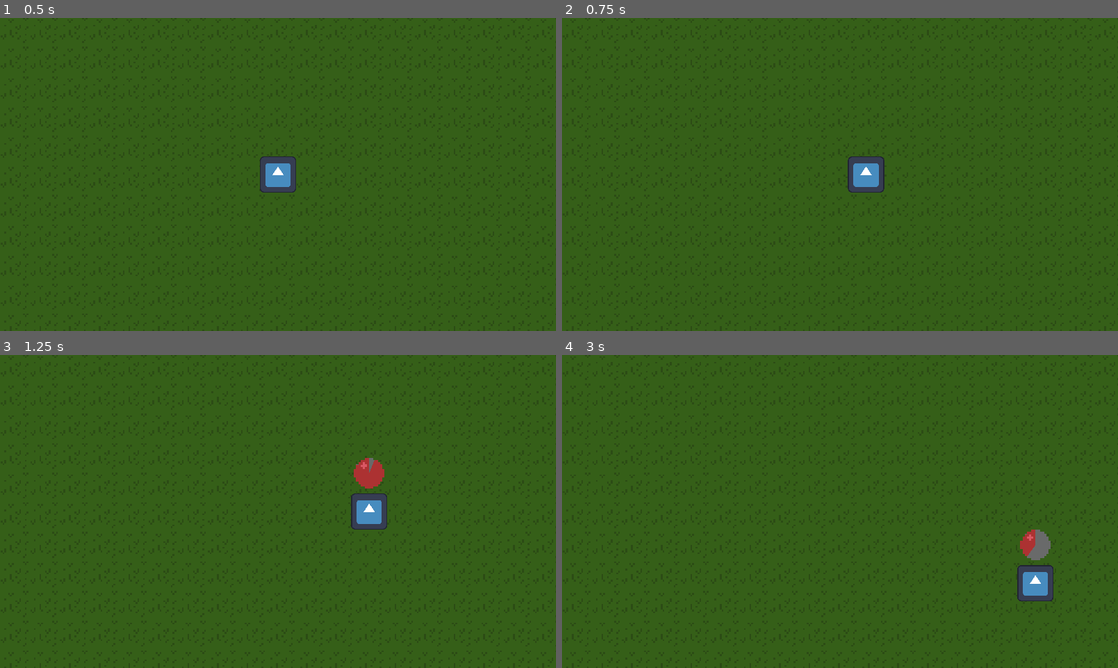
Above: before the commit, frames 1-4 (two rows, left to right).
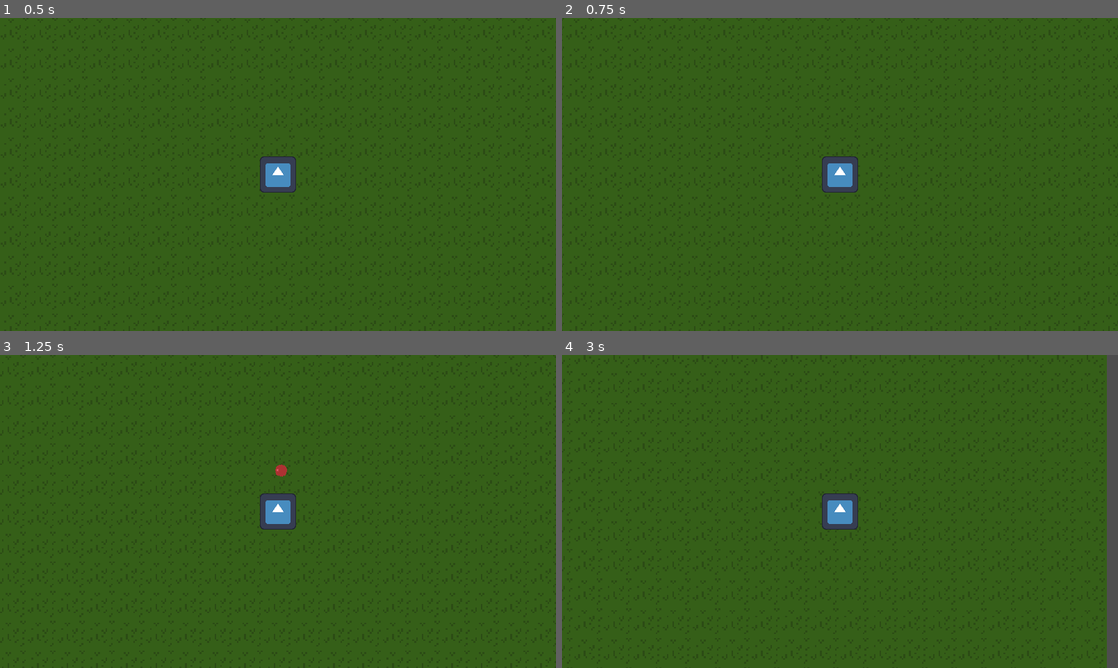
Above: after the commit, the same moments.

Repository: RenatoCLa/architecture-jam-2024
Game: Godot game, scene res://Scenes/rooms/test_room_01.tscn
The game is run twice, just before and just after one commit, with the same random seed, the same clock (stepped at 60 frames per second) and the same inputs. The engine's default icon, where the game draws it, is replaced by a stand-in: a white triangle on a blue panel in a dark square.
Inputs (mouse positions are in pixels of both pictures, inside the frame that each line leads up to):
- Up to frame 1 (0.5 s): no input
- Up to frame 2 (0.75 s): tap Enter at 0.5 s; move the mouse to (962, 158) at 0.52 s; press the mouse at (962, 158) at 0.53 s; hold D (walk_right) from 0.53 s (still down)
- Up to frame 3 (1.25 s): keep holding D (walk_right)
- Up to frame 4 (3 s): move the mouse to (728, 527) at 1.27 s; release D (walk_right) at 1.28 s; release the mouse at (728, 527) at 1.28 s; hold S (walk_down) 1.28-2.03 s; click (728, 527) at 1.35 s; move the mouse to (895, 442) at 2.02 s; press the mouse at (895, 442) at 2.03 s; hold D (walk_right) 2.03-2.78 s; move the mouse to (812, 574) at 2.77 s; release the mouse at (812, 574) at 2.78 s; hold W (walk_up) from 2.78 s (still down); click (812, 574) at 2.85 s

Frame 1 is identical in both runs. In frame 2, 1.2% of the frame differs, in the area x 46-58%, y 44-56%; in frame 3, 2.0%; in frame 4, 3.9%, in the area x 46-100%, y 0-100%.
Error after the commit: Trying to assign value of type 'Node' to a variable of type 'Node2D'. (res://Scripts/Class)

Commit message:
Implemented wave based enemy spawner, and difficulty increase

Diff:
--- a/Scenes/base_enemy.tscn
+++ b/Scenes/base_enemy.tscn
@@ -11,6 +11,7 @@
 
 [node name="Base Enemy" type="CharacterBody2D"]
 collision_layer = 2
+collision_mask = 3
 motion_mode = 1
 platform_floor_layers = 4278190080
 script = ExtResource("1_tcg4s")
@@ -36,6 +37,7 @@
 shape = SubResource("CapsuleShape2D_5k27h")
 
 [node name="Attack_CD" type="Timer" parent="."]
+process_mode = 1
 one_shot = true
 
 [connection signal="area_entered" from="Hitbox" to="." method="_on_hitbox_area_entered"]
--- /dev/null
+++ b/Scenes/enemy_spawner.tscn
@@ -0,0 +1,6 @@
+[gd_scene load_steps=2 format=3 uid="uid://bob6ir5r7naks"]
+
+[ext_resource type="Script" path="res://Scripts/enemy_spawner.gd" id="1_b4rbi"]
+
+[node name="Enemy Spawner" type="Node2D"]
+script = ExtResource("1_b4rbi")
--- a/Scenes/player.tscn
+++ b/Scenes/player.tscn
@@ -1,8 +1,7 @@
-[gd_scene load_steps=12 format=3 uid="uid://1q8hs8188bfu"]
+[gd_scene load_steps=11 format=3 uid="uid://1q8hs8188bfu"]
 
 [ext_resource type="Script" path="res://Scripts/player_script.gd" id="1_w14cx"]
 [ext_resource type="Texture2D" uid="uid://cfxol6j2iyqcw" path="res://Sprites/icon.svg" id="2_3wsjd"]
-[ext_resource type="JSON" path="res://json/weapons.json" id="2_ye4wc"]
 [ext_resource type="Script" path="res://Scripts/leveling_system.gd" id="3_1o6aa"]
 [ext_resource type="Texture2D" uid="uid://buy5rv280aqje" path="res://Sprites/bac.png" id="3_uyuoo"]
 [ext_resource type="Texture2D" uid="uid://jbupabfjuqys" path="res://Sprites/backdrop.png" id="4_qygbs"]
@@ -22,9 +21,10 @@
 motion_mode = 1
 platform_floor_layers = 0
 script = ExtResource("1_w14cx")
-weapon_list = ExtResource("2_ye4wc")
 
-[node name="GUI" type="CanvasLayer" parent="."]
+[node name="Camera2D" type="Camera2D" parent="."]
+
+[node name="POP_UP_GUI" type="CanvasLayer" parent="."]
 
 [node name="XP" type="Node" parent="."]
 script = ExtResource("3_1o6aa")
--- /dev/null
+++ b/Scenes/rooms/enemy_spawner_test_room.tscn
@@ -0,0 +1,10 @@
+[gd_scene load_steps=3 format=3 uid="uid://c7euccuy1ocgy"]
+
+[ext_resource type="PackedScene" uid="uid://1q8hs8188bfu" path="res://Scenes/player.tscn" id="1_4oquk"]
+[ext_resource type="PackedScene" uid="uid://bob6ir5r7naks" path="res://Scenes/enemy_spawner.tscn" id="2_jtq14"]
+
+[node name="Root" type="Node2D"]
+
+[node name="Player" parent="." instance=ExtResource("1_4oquk")]
+
+[node name="Enemy Spawner" parent="." instance=ExtResource("2_jtq14")]
--- a/Scenes/rooms/test_room_01.tscn
+++ b/Scenes/rooms/test_room_01.tscn
@@ -10,6 +10,7 @@
 z_index = 1
 
 [node name="Camera" type="Camera2D" parent="."]
+zoom = Vector2(0.7, 0.7)
 
 [node name="Base Enemy" parent="." instance=ExtResource("2_3r3a7")]
 position = Vector2(314, -13)
--- a/Scripts/Class Scripts/generic_attack.gd
+++ b/Scripts/Class Scripts/generic_attack.gd
@@ -1,8 +1,8 @@
 extends Node
 class_name attack
 
-@export var damage: float = 5# attack dmg
-@export var cd: float = 1#cooldown
+@export var damage: float = 5 # attack dmg
+@export var cd: float = 1 #cooldown
 
 #multipliers
 var dmg_multi: float = 0
@@ -18,6 +18,7 @@
 		parent.call_update_stats.connect(_update_stats)
 	#creates timer
 	attack_cd = Timer.new()
+	attack_cd.process_mode = Node.PROCESS_MODE_PAUSABLE
 	#adds timer as a child of the node
 	add_child(attack_cd)
 	#set timer to play only once
--- a/Scripts/Class Scripts/generic_bullet.gd
+++ b/Scripts/Class Scripts/generic_bullet.gd
@@ -4,11 +4,12 @@
 var speed: float = 250
 
 var duration_timer: Timer
-var duration: float = 1.25
+var duration: float = 1.5
 
 func _ready() -> void:
 	duration_timer = Timer.new()
 	add_child(duration_timer)
+	duration_timer.process_mode = Node.PROCESS_MODE_PAUSABLE
 	duration_timer.one_shot = true
 	duration_timer.timeout.connect(hit)
 	duration_timer.start(duration)
--- a/Scripts/Class Scripts/generic_enemy.gd
+++ b/Scripts/Class Scripts/generic_enemy.gd
@@ -21,13 +21,19 @@
 var direction: Vector2
 var player_pos: Vector2
 
+var player
 var player_node: CharacterBody2D
-
+@onready var wave_manager: Node2D = get_parent()
 @onready var attack_cd: Timer = $Attack_CD
-@onready var player: CharacterBody2D = get_tree().get_first_node_in_group("player")
 
 func _ready() -> void:
+	stat_multiplier()
+	attack_cd.process_mode = ProcessMode.PROCESS_MODE_PAUSABLE
+	print(attack_cd.process_mode)
+
+func stat_multiplier() -> void:
 	global_scale += global_scale * size_multi
+	health += health * hp_multi
 
 func _physics_process(_delta: float) -> void:
 	#moves the enemy
@@ -38,7 +44,7 @@
 
 func movement() -> void:
 	#get players position
-	player_pos = player.global_position
+	player_pos = wave_manager.player_pos
 	#calculate the direction to reach player
 	direction = global_position.direction_to(player_pos)
 	#calculate the enemy velocity
@@ -67,11 +73,11 @@
 func die() -> void:
 	#removes enemy from scene, should play a death anim
 	#first
-	@warning_ignore("narrowing_conversion")
-	var gained_xp: int = xp + (xp * .2)
+	var gained_xp: int = xp + roundf((xp * xp_multi))
 	queue_free()
 	player.propagate_call("gain_exp", [gained_xp])
-	print(gained_xp)
+	wave_manager.call("on_entity_death")
+	print("xp: ", gained_xp)
 	#drop exp or give exp directly to player
 	#play death animation
 
--- /dev/null
+++ b/Scripts/enemy_spawner.gd
@@ -0,0 +1,109 @@
+extends Node2D
+
+var enemy: PackedScene = preload("res://Scenes/base_enemy.tscn")
+@onready var player: CharacterBody2D = get_tree().get_first_node_in_group("player")
+@onready var rng: RandomNumberGenerator = RandomNumberGenerator.new()
+
+var g_dmg_multi: float = 0
+var g_speed_multi: float = 0
+var g_hp_multi: float = 0
+var g_xp_multi: float = 0
+
+var wave_size: int = 6
+var current_wave_size: int
+var is_wave_finished: bool = false
+
+var wave: int = 1
+var wave_increment: int = 0
+
+var player_pos: Vector2
+
+@onready var pos_timer: Timer = Timer.new()
+
+func _ready() -> void:
+	pos_timer.wait_time = .3
+	pos_timer.one_shot = true
+	pos_timer.timeout.connect(update_pos)
+	pos_timer.process_mode = Node.PROCESS_MODE_PAUSABLE
+	add_child(pos_timer)
+
+	start_wave()
+
+func _physics_process(delta: float) -> void:
+	if pos_timer.is_stopped():
+		position_timer()
+
+#causes a tiny delay in the enemies movement to make their movement less weird
+func position_timer() -> void:
+	pos_timer.start()
+
+func update_pos():
+	player_pos = player.global_position
+
+func spawn(enemy):
+	var entity = enemy.instantiate()
+	apply_stats(entity)
+	entity.player = player
+	add_child(entity)
+
+func apply_stats(enemy):
+	enemy.hp_multi = stat_range(g_hp_multi)
+	enemy.dmg_multi = stat_range(g_dmg_multi)
+	enemy.speed_multi = stat_range(g_speed_multi)
+	enemy.size_multi = stat_range(enemy.hp_multi/100)
+	enemy.xp_multi = stat_range(g_xp_multi)
+
+func stat_range(multi_ceiling):
+	var multi_floor: float = clampf((multi_ceiling - 2), 0, multi_ceiling)
+	var chosen_multi = snappedf(randf_range(multi_floor, multi_ceiling), 0.01)
+
+	return chosen_multi
+
+func on_entity_death():
+	current_wave_size -= 1
+	print("current_wave_size ", current_wave_size)
+	if current_wave_size <= 0:
+		wave_over()
+
+func wave_over() -> void:
+	print("wave ", wave, " ended")
+	wave += 1
+	increase_wave_difficulty()
+	await get_tree().create_timer(5, false).timeout
+	print("Rest is over")
+	start_wave()
+
+func increase_wave_difficulty() -> void:
+	if wave % 5:
+		g_dmg_multi += 1
+		g_hp_multi += .5
+		g_speed_multi += .1
+		g_xp_multi += 1
+		wave_increment += roundf(wave_size/2)
+		wave_size += wave_increment
+	else:
+		g_dmg_multi += .25
+		g_hp_multi += .10
+		g_speed_multi += .05
+		g_xp_multi += .25
+		wave_size += 5
+
+func start_wave() -> void:
+	print("dmg_multi: ", g_dmg_multi)
+	#display text here saying WAVE "N" once wave starts
+	#
+	print("wave started")
+	current_wave_size = wave_size
+	print(current_wave_size)
+	wave_spawning()
+
+func wave_spawning() -> void:
+	var spawned_enemies: int = 0
+	var current_wave = current_wave_size
+	print("current wave: " , wave)
+	while spawned_enemies < current_wave:
+		await get_tree().create_timer(rng.randf_range(0, 2), false).timeout
+		spawn(enemy)
+		spawned_enemies += 1
+		print("spawned: ", spawned_enemies, "/ Wave: ", current_wave)
+		print(current_wave - spawned_enemies, " Remaining")
--- a/Scripts/leveling_system.gd
+++ b/Scripts/leveling_system.gd
@@ -5,7 +5,7 @@
 var xp_treshold: int = 1
 var xp_increase: int = 1
 var xp_increase_multi: int = 0.5
-@onready var ui_h = $"../GUI"
+@onready var ui_h = $"../POP_UP_GUI"
 
 @export var upgrade_menu = preload("res://Scenes/level_up_choices.tscn")
 
@@ -16,13 +16,13 @@
 	check_exp()
 
 func closed_window() -> void:
-	if !ui_h.get_child(0):
+	if ui_h.get_child_count() == 0:
 		get_tree().set_pause(false)
 		window_opened = false
 		check_exp()
 	else:
 		if get_tree():
-			get_tree().create_timer(1).timeout.connect(closed_window)
+			get_tree().create_timer(1, false).timeout.connect(closed_window)
 
 func check_exp() -> void:
 	if(current_xp >= xp_treshold) && !window_opened:
@@ -46,7 +46,5 @@
 
 func increase_xp_treshold() -> void:
 	var temp_xp_increase = xp_increase * xp_increase_multi
-	print(xp_treshold, " ", xp_increase, " ", temp_xp_increase)
 	xp_treshold += xp_increase + temp_xp_increase
-	print(xp_treshold)
 	xp_increase = temp_xp_increase
--- a/Scripts/player_script.gd
+++ b/Scripts/player_script.gd
@@ -19,7 +19,6 @@
 
 #holds the player weapons
 var weapon_slots: Array[int]
-@export var weapon_list: JSON
 
 var direction: Vector2
 
@@ -56,11 +55,9 @@
 func update_multiplier(data) -> void:
 	var type = data[0]
 	var value: float = data[1]
-	print("  " , type , "   " , value)
 	match type:
 		"dmg":
 			dmg_multi += value/100
-			print("dmg_multi ", dmg_multi)
 		"health":
 			hp_multi += value/100
 		"cd":
@@ -68,7 +65,6 @@
 			cd_reduct = clampf(cd_reduct, 0.0, 0.8)
 		"speed":
 			speed_multi += (value/100)/50
-			print("speed multi: ", speed_multi)
 	update_stats()
 
 func update_stats() -> void:
@@ -79,7 +75,6 @@
 	max_health = base_max_health + (base_max_health * hp_multi)
 	speed = speed + (speed * speed_multi)
 	speed = clampf(speed, 0.0, 1500.0)
-	print(speed)
 	call_update_stats.emit(dmg_multi, cd_reduct, size_multi)
 	update_health_bar()
 
@@ -93,21 +88,22 @@
 		pass
 	#if player inventory is not full
 	else:
+		pass
 		#gets list of all weapons
-		var data: Dictionary = weapon_list.data.weapons[id]
-		var weapon_id: int = data.id
+		#var data: Dictionary = weapon_list.data.weapons[id]
+		#var weapon_id: int = data.id
 		#gets current free inv slot
-		var slot: Node = $Holster.get_child(size)
+		#var slot: Node = $Holster.get_child(size)
 		#gets script dir
-		var script: String = str(data.script)
+		#var script: String = str(data.script)
 		#sets attack script to weapon slot
-		slot.set_script(load(script))
-		slot.call("_ready")
-		weapon_slots.append(weapon_id)
-		print(weapon_slots)
+		#slot.set_script(load(script))
+		#slot.call("_ready")
+		#weapon_slots.append(weapon_id)
+		#print(weapon_slots)
 		#change slot name to fit weapon name
-		slot.name += "-" + data.name
-		update_stats()
+		#slot.name += "-" + data.name
+		#update_stats()
 
 func update_health_bar() -> void:
 	#this is meant to be called everytime any health
@@ -119,7 +115,6 @@
 func _take_damage(damage: int) -> void:
 	#reduces hp based on amount of damage taken
 	current_health -= damage
-	print("hp ", current_health)
 	#updates healthbar to acuratly display new hp
 	update_health_bar()
 	#if health is depleted
--- a/json/weapons.json
+++ /dev/null
@@ -1,16 +0,0 @@
-{
-	"weapons":[
-	{
-	"id": 0,
-	"name": "pistol",
-	"type": "projectile",
-	"script": "res://Scripts/Class Scripts/generic_attack.gd"
-	},
-	{
-	"id": 1,
-	"name": "pistol",
-	"type": "projectile",
-	"script": "res://Scripts/Class Scripts/generic_attack.gd"
-	},
-	]
-}
